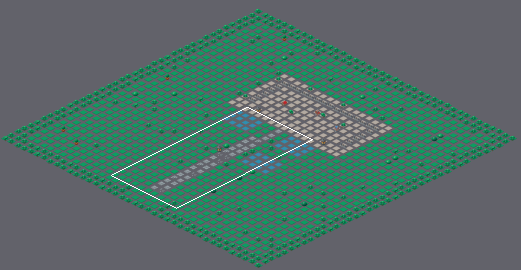
Tiled map (JSON) -- content/areas/spa.tmj. Above, an overview of the earlier version with the close-up marked.
Close-up. Before the commit:
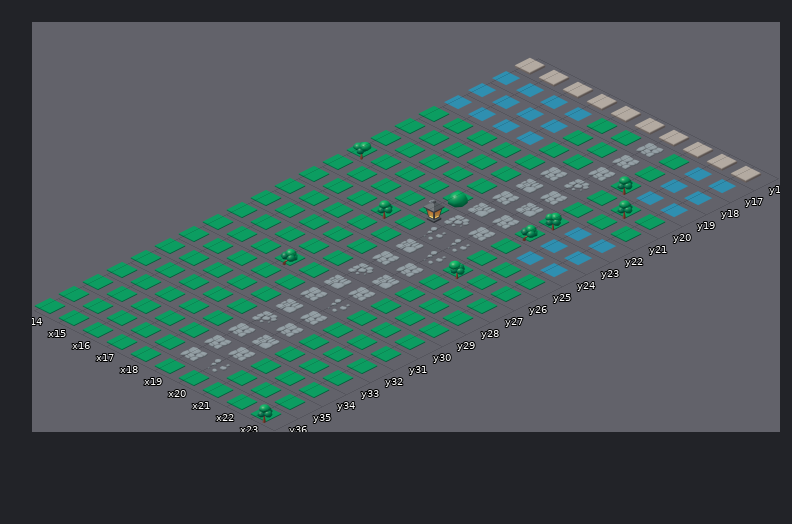
Cells are 192x96 px. Isometric: x runs down to the right, y down to the left. Shown: x 14..23, y 16..36.
The same view after the edit:
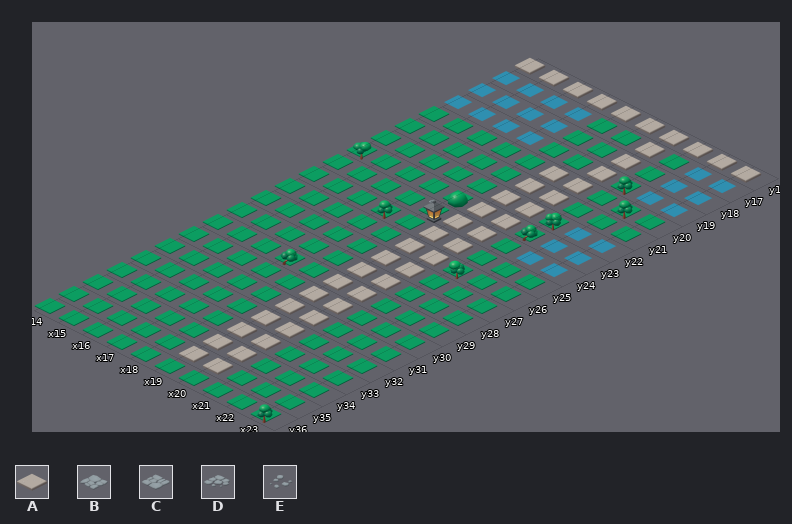
Key: from "kaykit": A 11 "halloween_floor_dirt", B 12 "halloween_path_A", C 13 "halloween_path_B", D 14 "halloween_path_C", E 15 "halloween_path_D".
_ is an empty cell.
Changes in this commit:
Layer "floor":
y 17..19: x 20 B -> A
y 20: x 19..20 BD -> AA
y 21: x 19..20 CB -> AA
y 22: x 19..20 BC -> AA
y 23: x 19..20 CB -> AA
y 24: x 19..20 DB -> AA
y 25: x 19..20 EE -> AA
y 26: x 19..20 CE -> AA
y 27: x 19..20 BB -> AA
y 28: x 19..20 DC -> AA
y 29: x 19..20 CB -> AA
y 30: x 19..20 BE -> AA
y 31: x 19..20 CB -> AA
y 32: x 19..20 DB -> AA
y 33: x 19..20 BC -> AA
y 34: x 19..20 BB -> AA
y 35: x 19..20 BE -> AA
Where, in picture pixels (left, top, right, bottom), the same in both close-ups:
changed: (179, 141, 665, 375)
